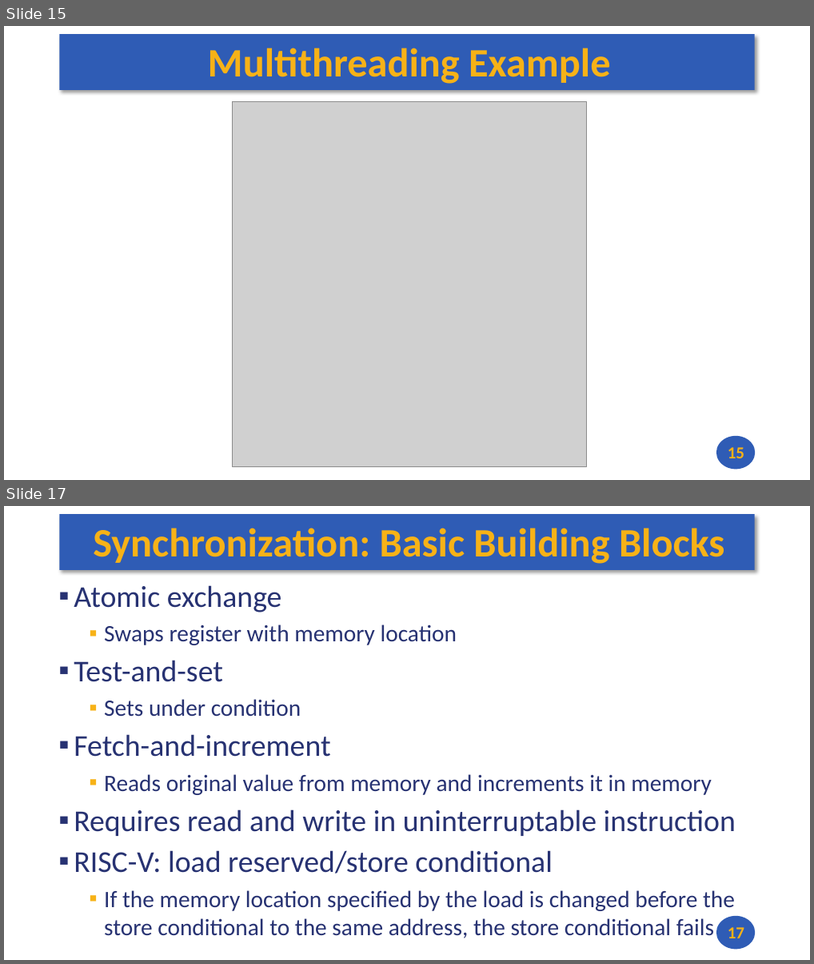
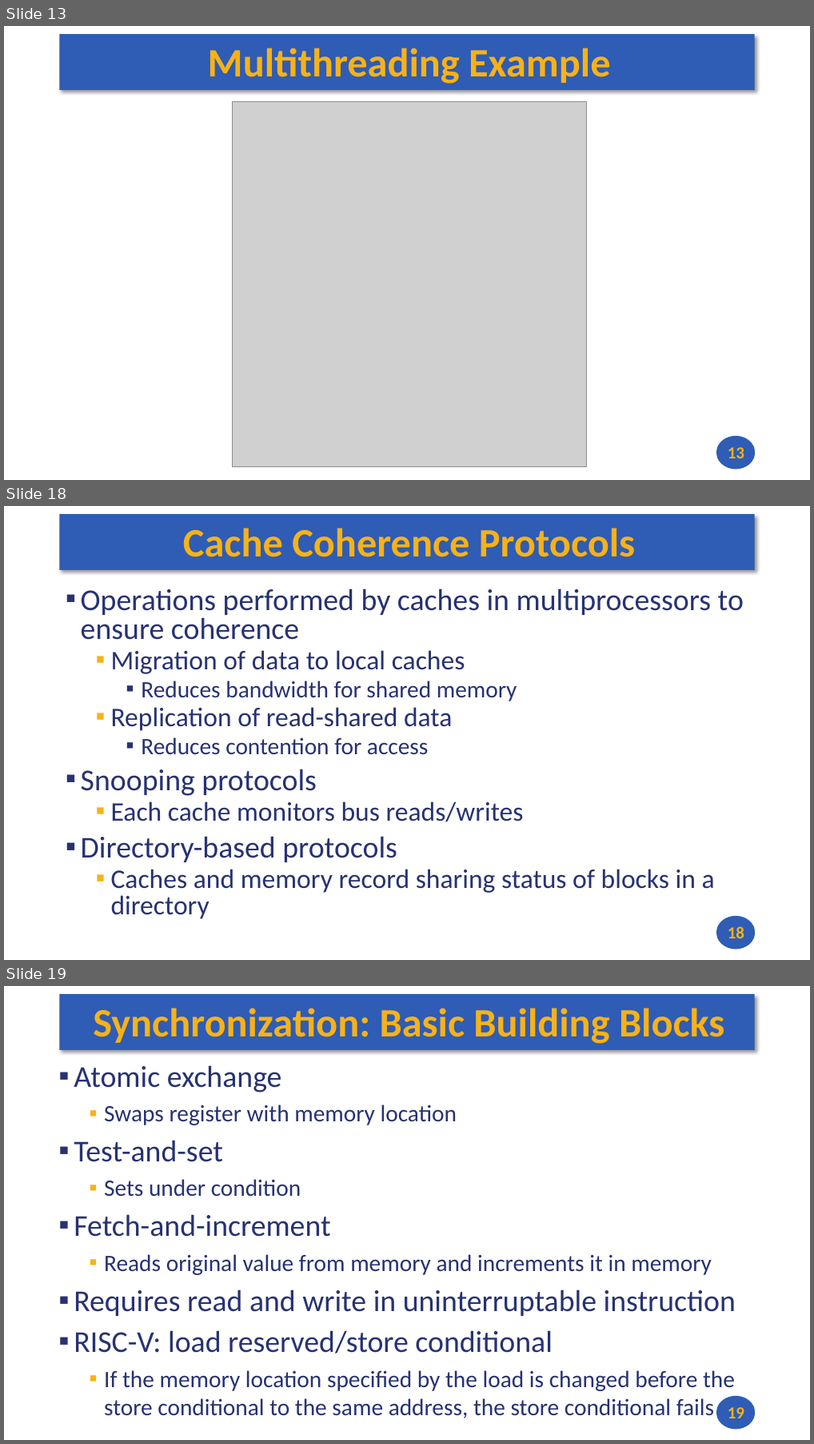
Before and after one commit to andrewt0301/hse-acos-course, a slide deck: docs/part1ca/14_TLP/CA_Lecture_14.pptx. Shown one above the other, each under a label of ours: slides 15 and 17 before the commit, slides 13, 18 and 19 after it; the slides between them are not shown. The pictures are 814x964 and 814x1444 pixels, drawn with LibreOffice and Linux fonts; fonts in the diff are those of the drawing; grey boxes stand for pictures. Boxes give left, top, right and bottom in pixels: in the first picture for what was removed or moved away, otherwise in the second. Text is boxed around its words. In the diff, an @@ line names an element or a change of style, - is before the commit and + after.

```diff
--- a/docs/part1ca/14_TLP/CA_Lecture_14.pptx
+++ b/docs/part1ca/14_TLP/CA_Lecture_14.pptx
@@ slide 18 added at (4,506,810,960), background #FFFFFF; not listed: 2 template elements that a slide beside it also shows @@
@@ title added at (183,528,635,557), 48 pt, text #F7B217, bold @@
+Cache Coherence Protocols
@@ text added at (81,588,744,919), 32 pt, text #273272 @@
+▪ Operations performed by caches in multiprocessors to ensure coherence
+  ▪ Migration of data to local caches
+    ▪ Reduces bandwidth for shared memory
+  ▪ Replication of read-shared data
+    ▪ Reduces contention for access
+▪ Snooping protocols
+  ▪ Each cache monitors bus reads/writes
+▪ Directory-based protocols
+  ▪ Caches and memory record sharing status of blocks in a directory
@@ page number added at (728,926,745,938), 20 pt, text #F7B217, bold @@
+18
@@ what was slide 15 is now slide 13 @@
@@ page number at (728,447,745,458): text changed @@
-15
+13
@@ what was slide 17 is now slide 19 @@
@@ page number at (728,1407,745,1418): text changed @@
-17
+19
```
Also in this commit, not shown: 12 slides changed, 2 other slides added, 2 other files.
